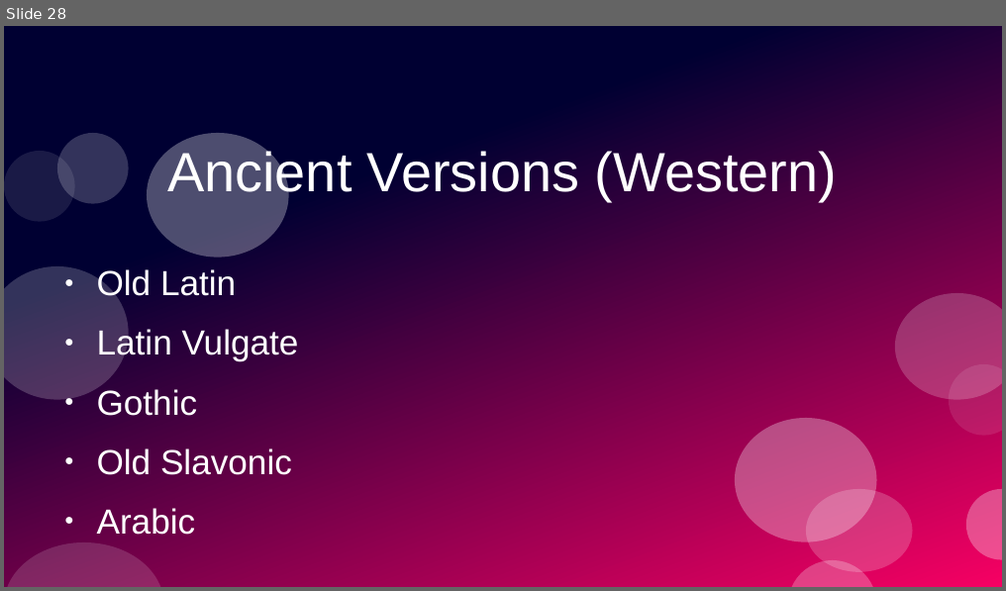
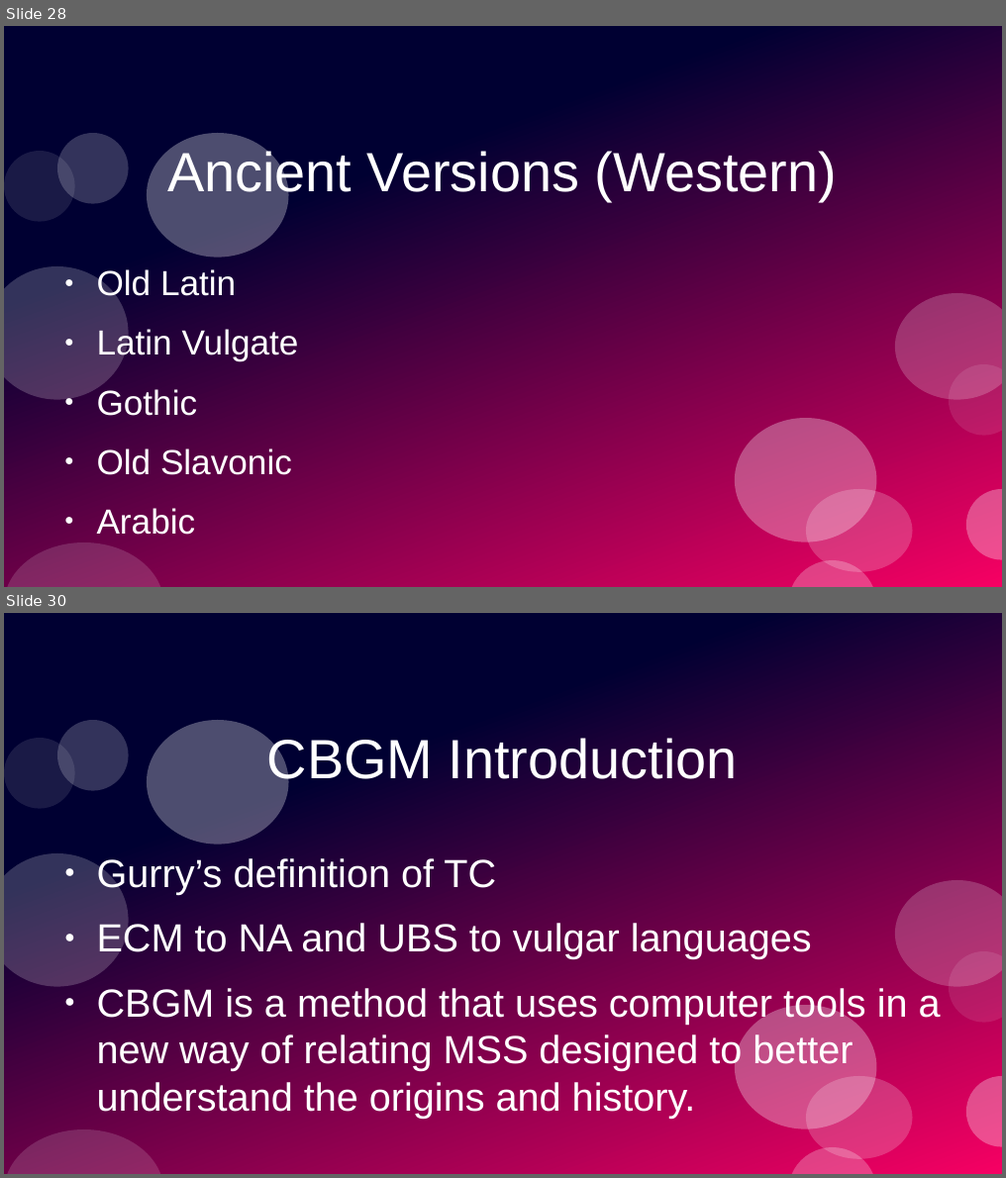
Before and after one commit to stevemac321/Music, a slide deck: LostTransmission.pptx. Shown one above the other, each under a label of ours: slide 28 before the commit, slides 28 and 30 after it; the slides between them are not shown. The pictures are 1006x591 and 1006x1178 pixels, drawn with LibreOffice and Linux fonts; fonts in the diff are those of the drawing. Boxes give left, top, right and bottom in pixels: in the first picture for what was removed or moved away, otherwise in the second. Text is boxed around its words. In the diff, an @@ line names an element or a change of style, - is before the commit and + after.

```diff
--- a/LostTransmission.pptx
+++ b/LostTransmission.pptx
@@ slide 30 added at box(4, 613, 1002, 1174), background #FFFFFF; not listed: 12 template elements that a slide beside it also shows @@
@@ text added at box(267, 738, 738, 788), 44 pt, text #FFFFFF @@
+CBGM Introduction
@@ text added at box(97, 859, 941, 1119), 31.2 pt, text #FFFFFF @@
+● Gurry’s definition of TC
+● ECM to NA and UBS to vulgar languages
+● CBGM is a method that uses computer tools in a new way of relating MSS designed to better understand the origins and history.
```
Also in this commit, not shown: 1 slide changed, 5 other slides added, 1 slide removed.
